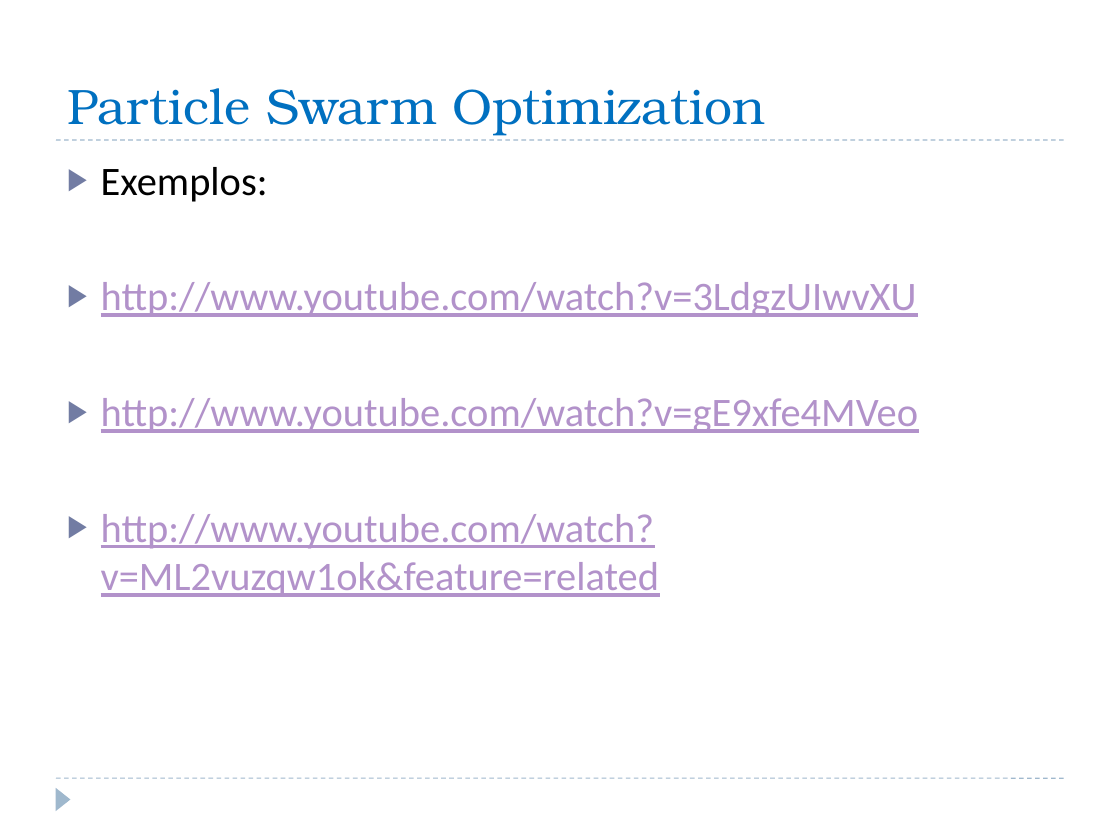
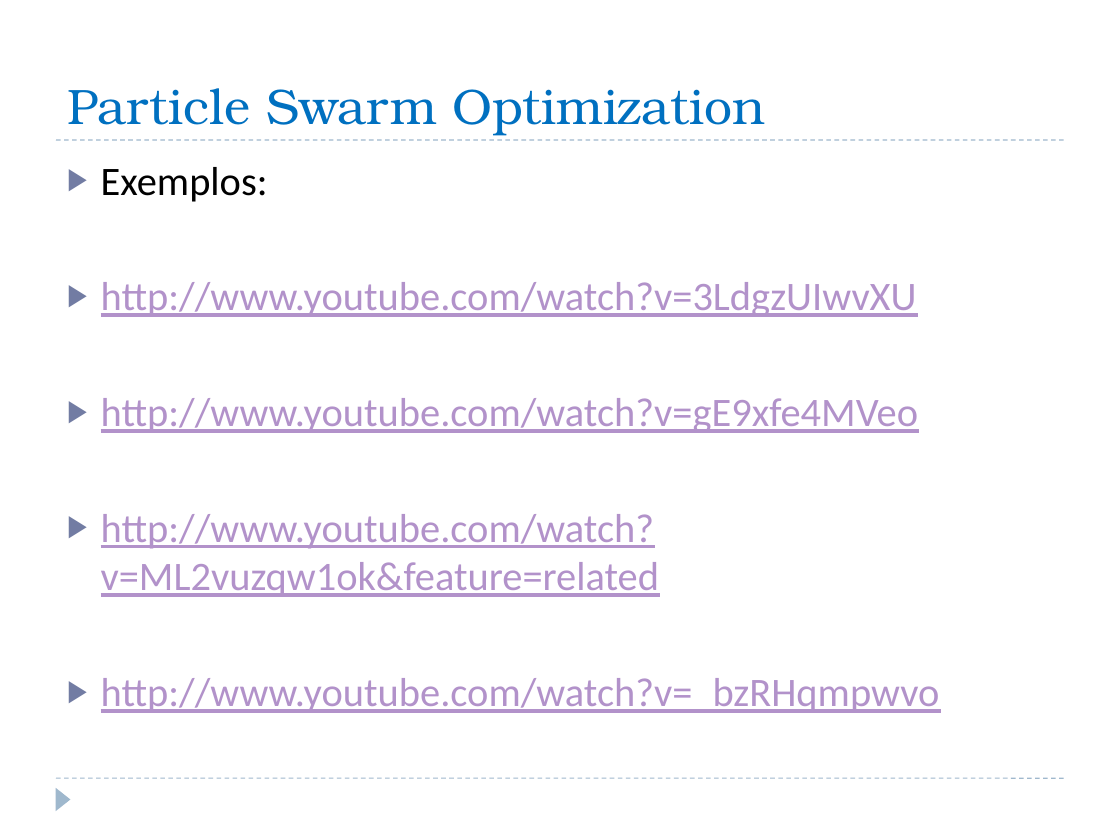
Before and after one commit to iptomar/inovative_11-12, a slide deck: slide 15 of versao04/PSO.pptx (slide 9 before the commit). Drawn at 1120x840 pixels with LibreOffice and Linux fonts; fonts in the diff are those of the drawing. Boxes give left, top, right and bottom in pixels: in the first picture for what was removed or moved away, otherwise in the second. Text is boxed around its words. In the diff, an @@ line names an element or a change of style, - is before the commit and + after.

Commit message:
Entrega da apresentação do Particle Swarm Optimization

```diff
--- a/versao04/PSO.pptx
+++ b/versao04/PSO.pptx
@@ text at <box>101,678,940,713</box>: paragraph added @@
+▶ http://www.youtube.com/watch?v=_bzRHqmpwvo
```
Also in this commit, not shown: 6 slides added.
